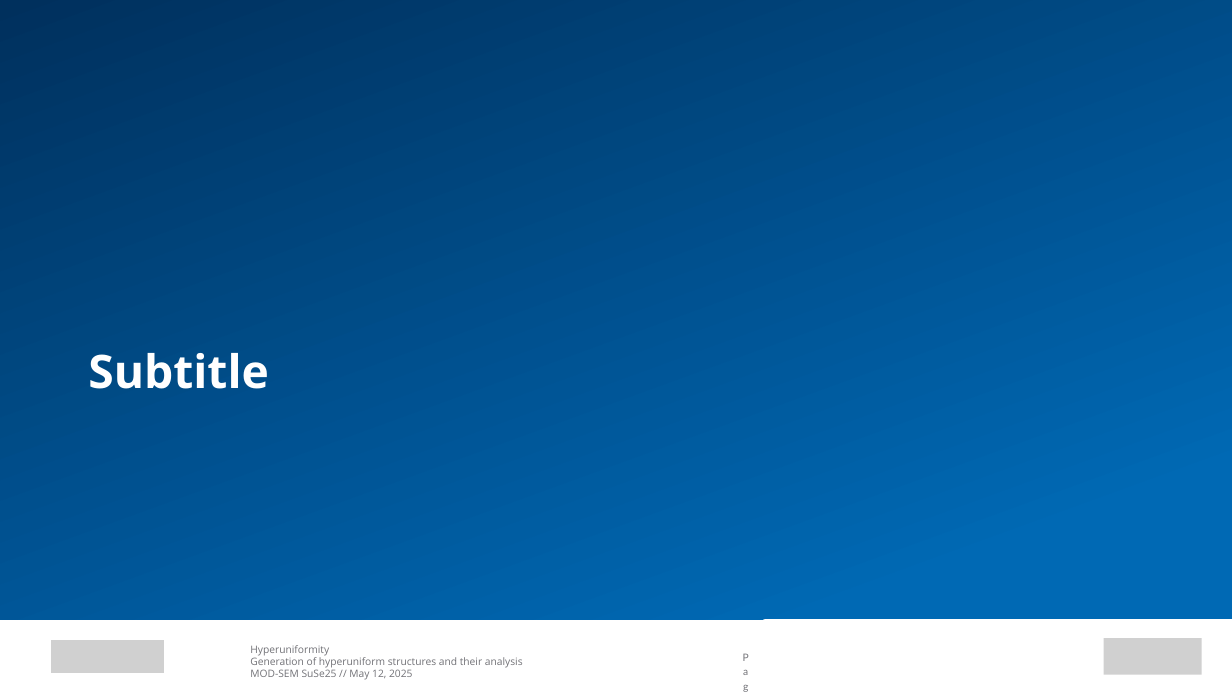
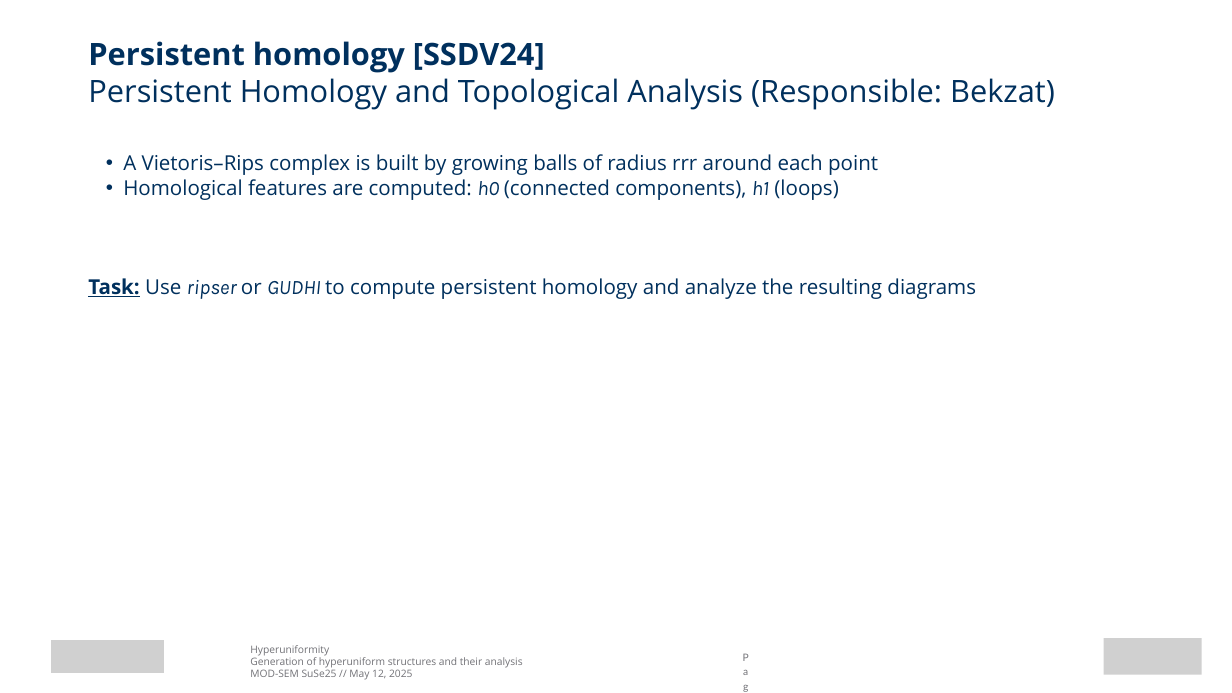
Before and after one commit to EnnoI/modeling_seminarSoSe25, a slide deck: slide 11 of presentation_backup/Persistent homology and topological statistics of hyperuniform point clouds.pptx (slide 12 before the commit). Drawn at 1232x693 pixels with LibreOffice and Linux fonts; fonts in the diff are those of the drawing; grey boxes stand for pictures. Boxes give left, top, right and bottom in pixels: in the first picture for what was removed or moved away, otherwise in the second. Text is boxed around its words. In the diff, an @@ line names an element or a change of style, - is before the commit and + after.

```diff
--- a/presentation_backup/Persistent homology and topological statistics of hyperuniform point clouds.pptx
+++ b/presentation_backup/Persistent homology and topological statistics of hyperuniform point clouds.pptx
@@ freeform shape removed at [0,0,1232,619] @@
@@ text added at [88,41,1055,110], 36 pt, text #00305D @@
+Persistent homology [SSDV24]
+Persistent Homology and Topological Analysis (Responsible: Bekzat)
@@ text added at [88,154,976,299], 24 pt, text #00305D @@
+  • A Vietoris–Rips complex is built by growing balls of radius rrr around each point
+  • Homological features are computed: h0 (connected components), h1 (loops)
+Task: Use ripser or GUDHI to compute persistent homology and analyze the resulting diagrams
@@ text removed at [88,353,269,389] @@
-Subtitle
```
Also in this commit, not shown: 11 other slides changed, 1 slide removed, 1 other file.
